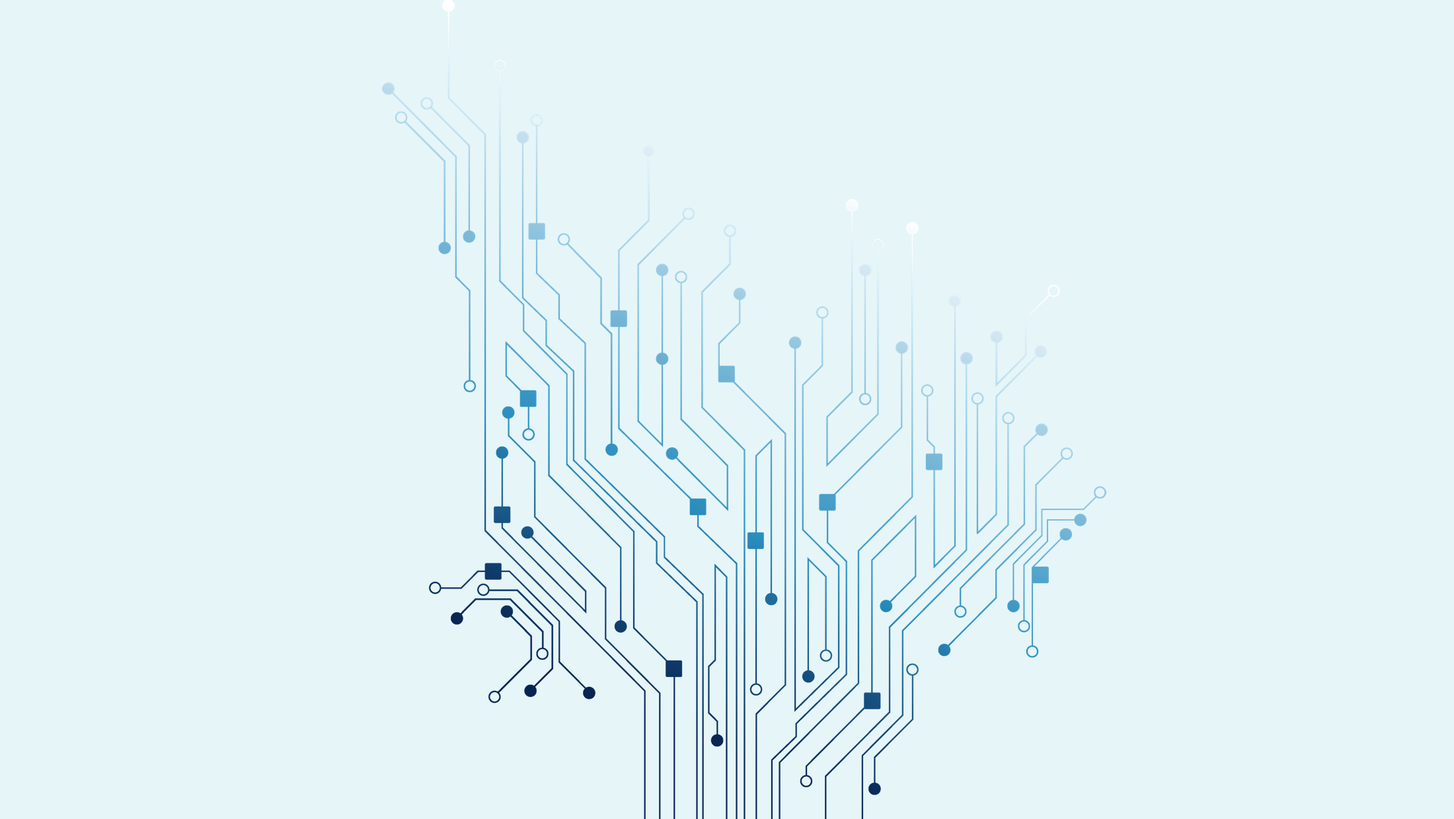
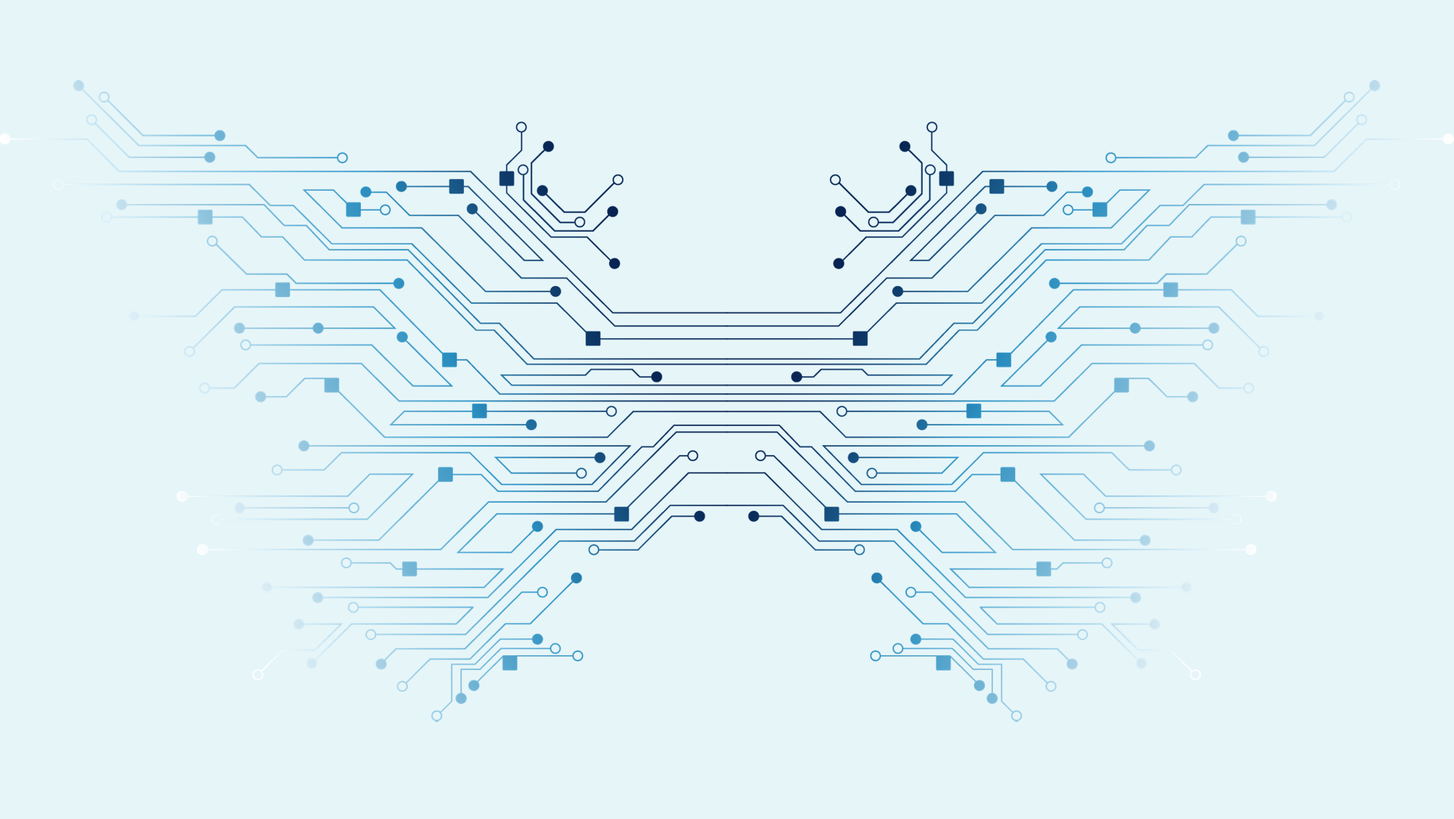
Layer changes from the first 1454×819 image to the second:
added layer "Kopie von kisspng-electrical-network-portable-network-graphics-elect-ppt-png-5b…" above "kisspng-electrical-network-portable-network-graphics-elect-ppt-png-5b6d5ea7b98f…" over (0, 48, 1454, 726)
painted on "kisspng-electrical-network-portable-network-graphics-elect-ppt-png-5b6d5ea7b98f…" over (0, 0, 1454, 819)
